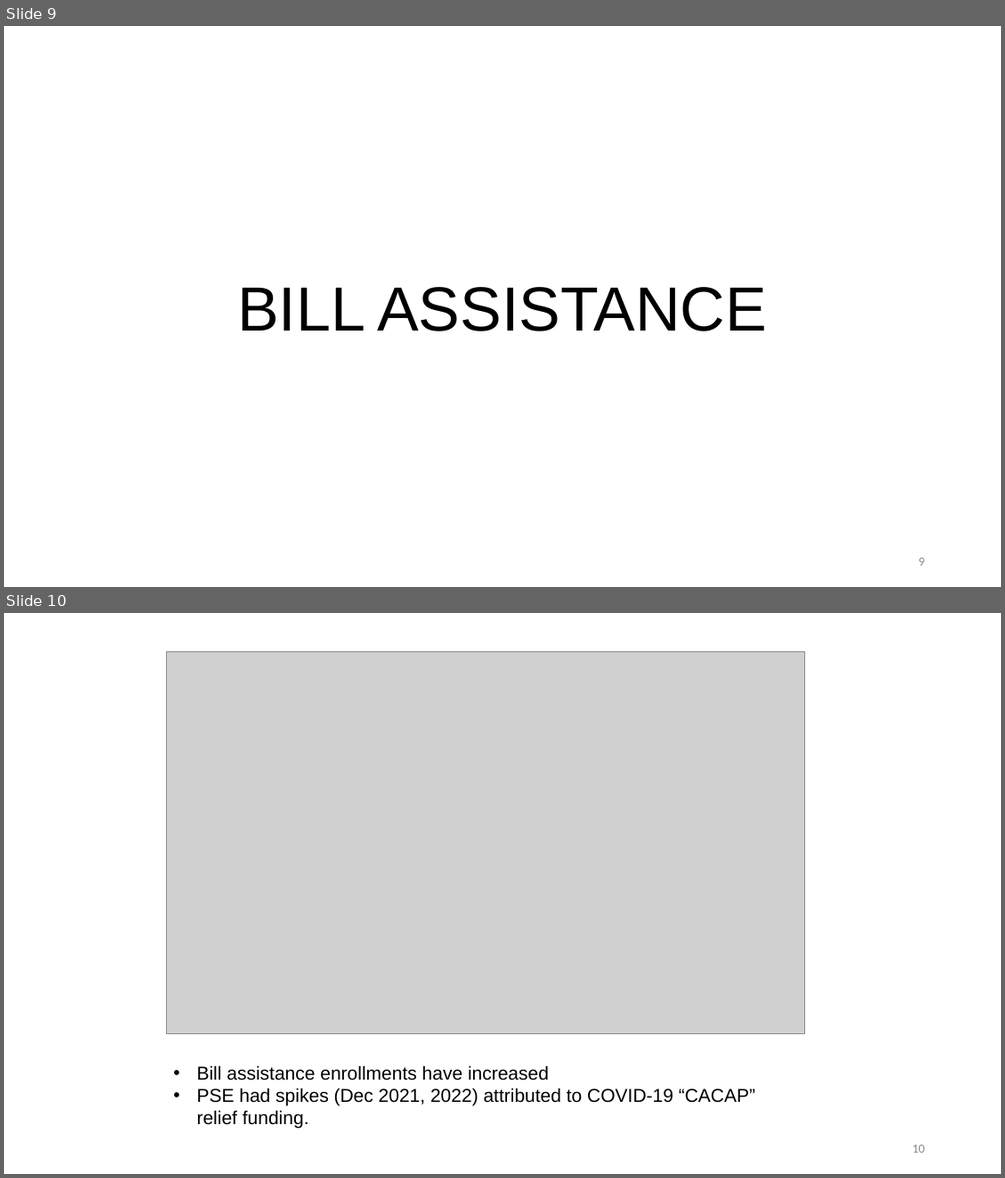
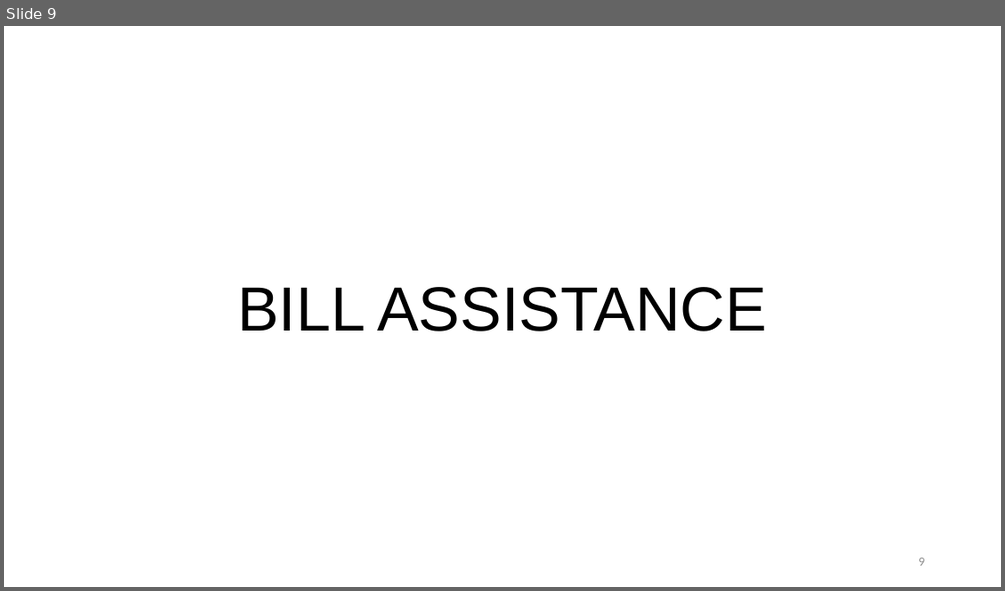
Before and after one commit to pmason314/nwec, a slide deck: nwec/utility_reporting/analysis/200281 Analysis Template.pptx. Shown one above the other, each under a label of ours: slides 9 and 10 before the commit, slide 9 after it. The pictures are 1005x1178 and 1005x591 pixels, drawn with LibreOffice and Linux fonts; fonts in the diff are those of the drawing; grey boxes stand for pictures. Boxes give left, top, right and bottom in pixels: in the first picture for what was removed or moved away, otherwise in the second. Text is boxed around its words. In the diff, an @@ line names an element or a change of style, - is before the commit and + after.

```diff
--- a/nwec/utility_reporting/analysis/200281 Analysis Template.pptx
+++ b/nwec/utility_reporting/analysis/200281 Analysis Template.pptx
@@ slide 10 removed at (x1=4, y1=613, x2=1001, y2=1174), background #FFFFFF @@
@@ picture removed at (x1=166, y1=651, x2=805, y2=1034) @@
@@ text removed at (x1=197, y1=1065, x2=755, y2=1128) @@
-• Bill assistance enrollments have increased
-• PSE had spikes (Dec 2021, 2022) attributed to COVID-19 “CACAP” relief funding.
@@ page number removed at (x1=912, y1=1144, x2=924, y2=1152) @@
-10
```
Also in this commit, not shown: 1 slide changed, 2 slides added, 1 other slide removed, 14 other files.
